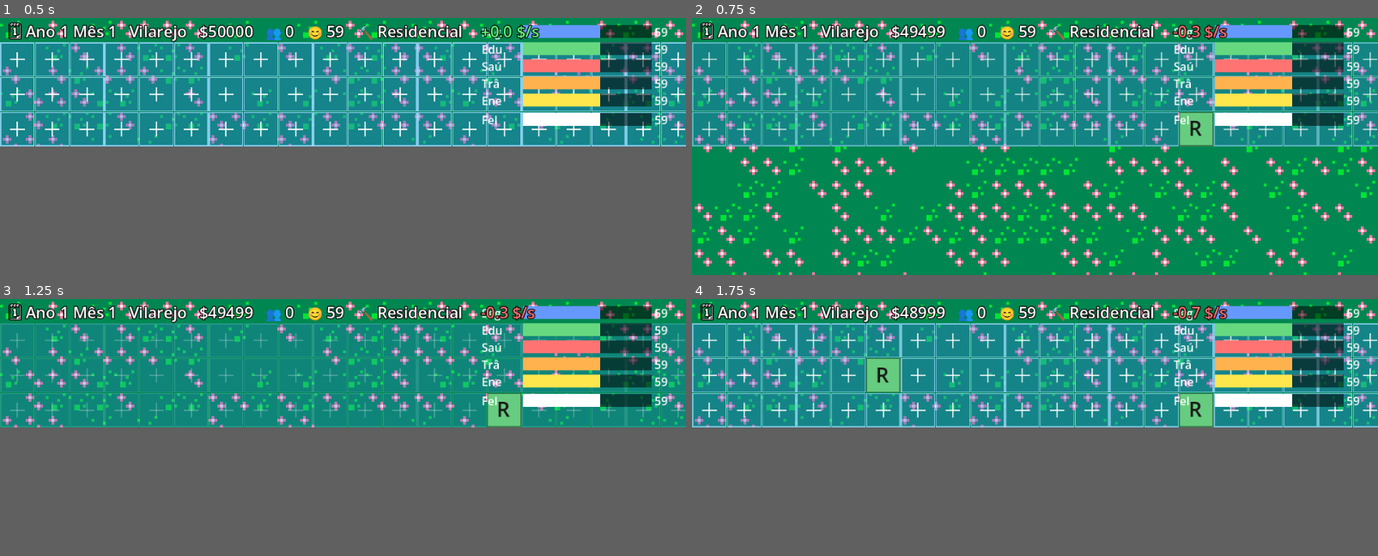
Above: before the commit, frames 1-4 (two rows, left to right).
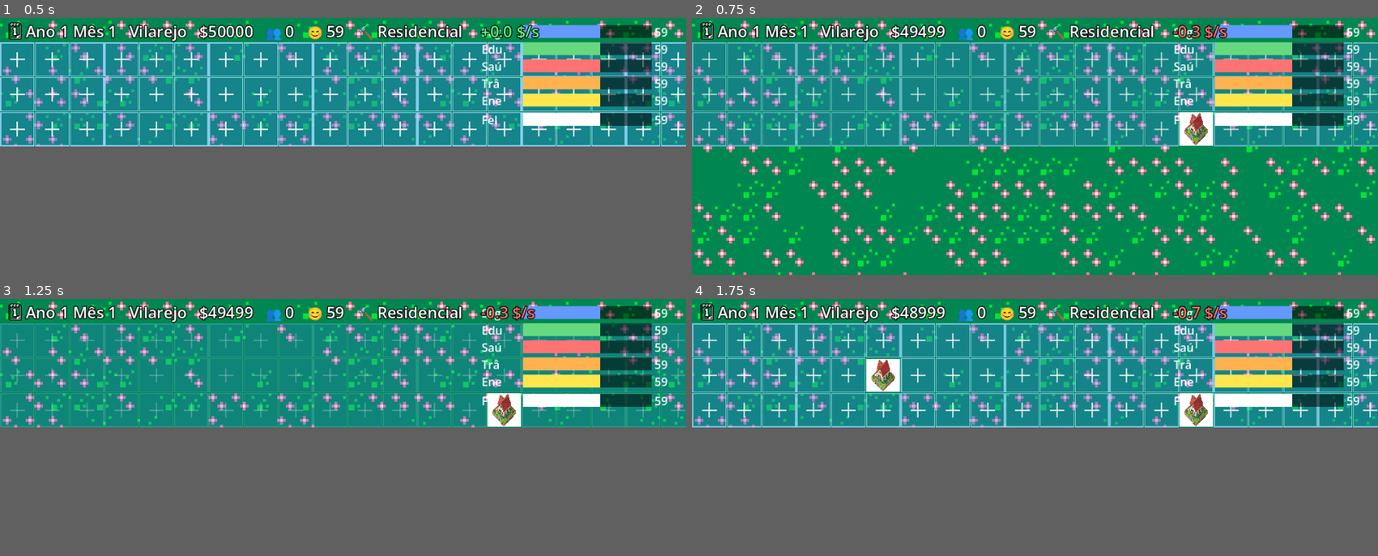
Above: after the commit, the same moments.

Repository: andrewsmedina/yourcity
Game: Godot game, scene res://scenes/main.tscn
Two runs of this game, one before a commit and one after it. Both use one fixed random seed, a clock stepped at 60 frames per second and the inputs below.
Inputs (mouse positions are in pixels of both pictures, inside the frame that each line leads up to):
- Up to frame 1 (0.5 s): no input
- Up to frame 2 (0.75 s): tap Enter at 0.5 s; move the mouse to (1185, 74) at 0.52 s; tap 1 at 0.6 s; click (1185, 74) at 0.67 s
- Up to frame 3 (1.25 s): tap Space at 0.77 s
- Up to frame 4 (1.75 s): drag from (897, 370) to (1000, 388) at 1.27 s

Frame 1 is identical in both runs. In frame 2, 0.7% of the frame differs, in the area x 70-77%, y 36-50%; in frame 3, 0.7%; in frame 4, 1.3%, in the area x 25-77%, y 23-50%.

Commit message:
Use AI pixel art for Residential; add Gemini image extractor
Wire tile_residential.png (extracted from a Gemini response) as the
Residential zone sprite. Add tools/extract_gemini_image.py to decode the
base64 image from such JSON responses, and gitignore the large file.json
API dumps.

Co-Authored-By: Claude Opus 4.8 (1M context) <noreply@anthropic.com>

Diff:
--- a/scripts/build_overlay.gd
+++ b/scripts/build_overlay.gd
@@ -29,6 +29,7 @@
 	mouse_filter = Control.MOUSE_FILTER_IGNORE
 	_font = ThemeDB.fallback_font
 	_zone_textures[CitySim.Zone.ROADS] = load("res://assets/tile_street.png")
+	_zone_textures[CitySim.Zone.RESIDENTIAL] = load("res://assets/tile_residential.png")
 	City.city_changed.connect(queue_redraw)
 
 func _process(delta: float) -> void:
Binary file added: assets/tile_residential.png
Not shown, added: assets/tile_residential.png.import
Not shown, changed: .gitignore
Not shown, added: tools/extract_gemini_image.py
